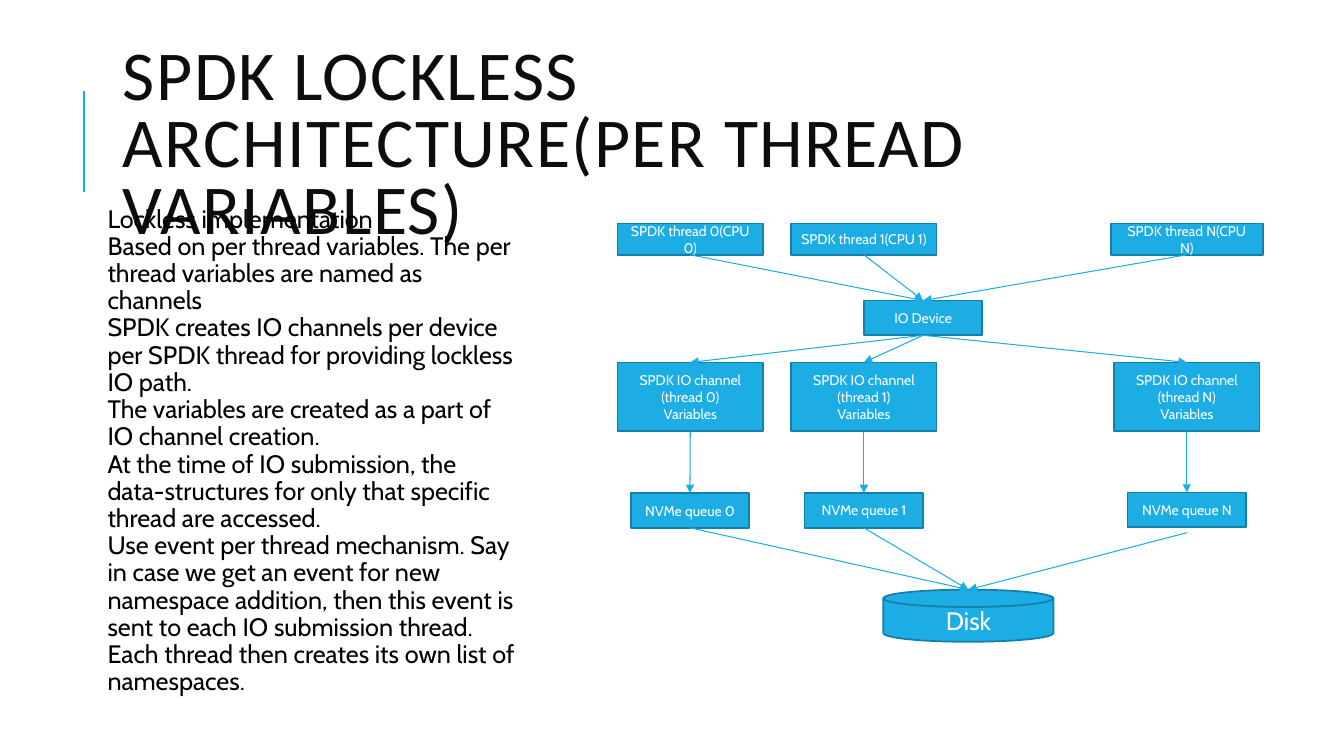
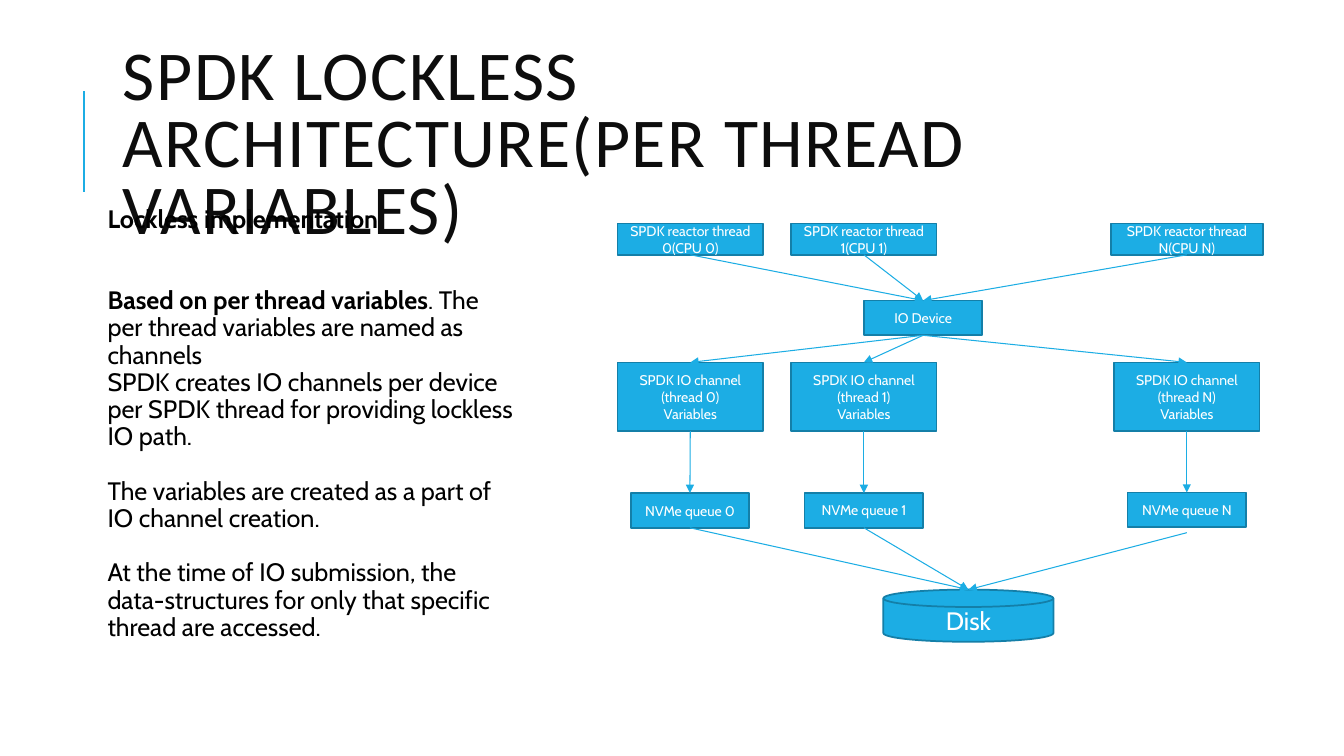
Before and after one commit to kundanthebest/osi2022, a slide deck: slide 19 of locking_presentation.pptx (slide 20 before the commit). Drawn at 1344x756 pixels with LibreOffice and Linux fonts; fonts in the diff are those of the drawing. Boxes give left, top, right and bottom in pixels: in the first picture for what was removed or moved away, otherwise in the second. Text is boxed around its words. In the diff, an @@ line names an element or a change of style, - is before the commit and + after.

```diff
--- a/locking_presentation.pptx
+++ b/locking_presentation.pptx
@@ text at (108, 207, 479, 365): bold on in "Lockless implementation", "Based on per thread variables." @@
@@ text in rectangle at (630, 225, 750, 257): text changed @@
-SPDK thread 0(CPU 0)
+SPDK reactor thread 0(CPU 0)
@@ text in rectangle at (804, 225, 924, 257): text changed @@
-SPDK thread 1(CPU 1)
+SPDK reactor thread 1(CPU 1)
@@ text in rectangle at (1127, 225, 1247, 257): text changed @@
-SPDK thread N(CPU N)
+SPDK reactor thread N(CPU N)
@@ text at (108, 535, 514, 696): paragraphs removed @@
-  Use event per thread mechanism. Say in case we get an event for new namespace addition, then this event is sent to each IO submission thread.
-  Each thread then creates its own list of namespaces.
```
Also in this commit, not shown: 6 other slides changed, 1 slide added, 1 slide removed.
